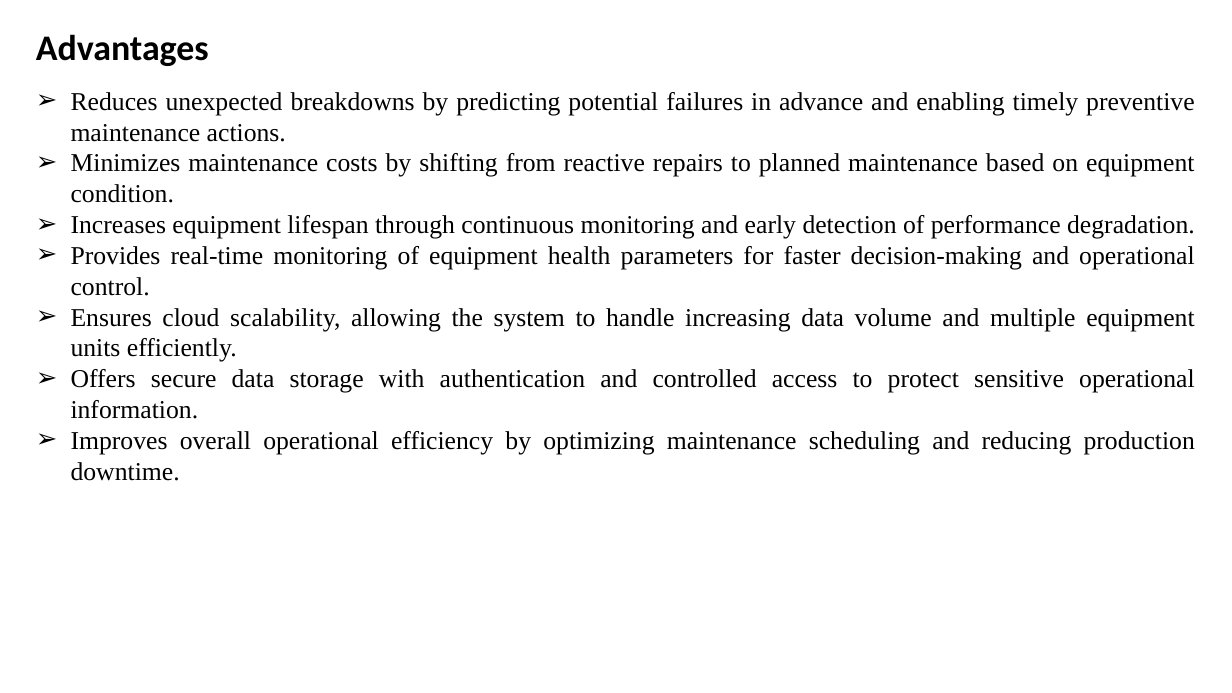
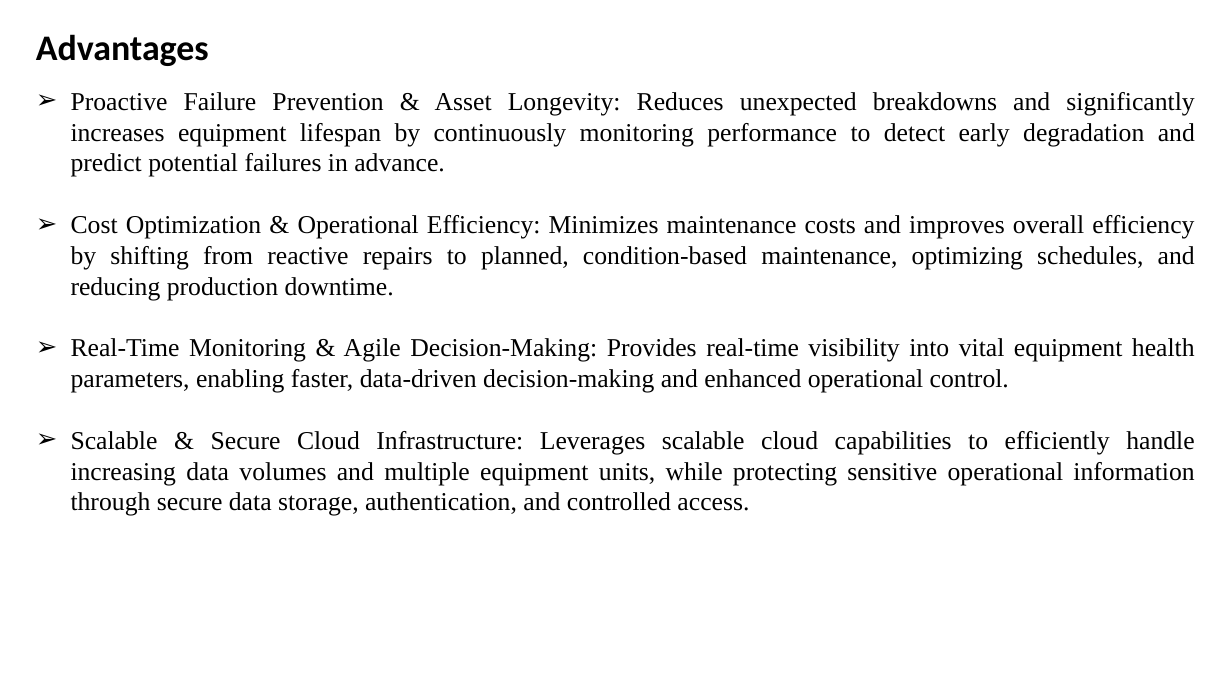
Before and after one commit to megh193/proactiveEquipmentCare, a slide deck: slide 14 of docs/Clg 2nd review.pptx. Drawn at 1232x693 pixels with LibreOffice and Linux fonts; fonts in the diff are those of the drawing. Boxes give left, top, right and bottom in pixels: in the first picture for what was removed or moved away, otherwise in the second. Text is boxed around its words. In the diff, an @@ line names an element or a change of style, - is before the commit and + after.

```diff
--- a/docs/Clg 2nd review.pptx
+++ b/docs/Clg 2nd review.pptx
@@ text at bbox=[71, 92, 1195, 516]: text changed @@
-➢ Reduces unexpected breakdowns by predicting potential failures in advance and enabling timely preventive maintenance actions.
-➢ Minimizes maintenance costs by shifting from reactive repairs to planned maintenance based on equipment condition.
-➢ Increases equipment lifespan through continuous monitoring and early detection of performance degradation.
-➢ Provides real-time monitoring of equipment health parameters for faster decision-making and operational control.
-➢ Ensures cloud scalability, allowing the system to handle increasing data volume and multiple equipment units efficiently.
-➢ Offers secure data storage with authentication and controlled access to protect sensitive operational information.
-➢ Improves overall operational efficiency by optimizing maintenance scheduling and reducing production downtime.
+➢ Proactive Failure Prevention & Asset Longevity: Reduces unexpected breakdowns and significantly increases equipment lifespan by continuously monitoring performance to detect early degradation and predict potential failures in advance.
+➢ Cost Optimization & Operational Efficiency: Minimizes maintenance costs and improves overall efficiency by shifting from reactive repairs to planned, condition-based maintenance, optimizing schedules, and reducing production downtime.
+➢ Real-Time Monitoring & Agile Decision-Making: Provides real-time visibility into vital equipment health parameters, enabling faster, data-driven decision-making and enhanced operational control.
+➢ Scalable & Secure Cloud Infrastructure: Leverages scalable cloud capabilities to efficiently handle increasing data volumes and multiple equipment units, while protecting sensitive operational information through secure data storage, authentication, and controlled access.
```
Also in this commit, not shown: 4 other slides changed.
